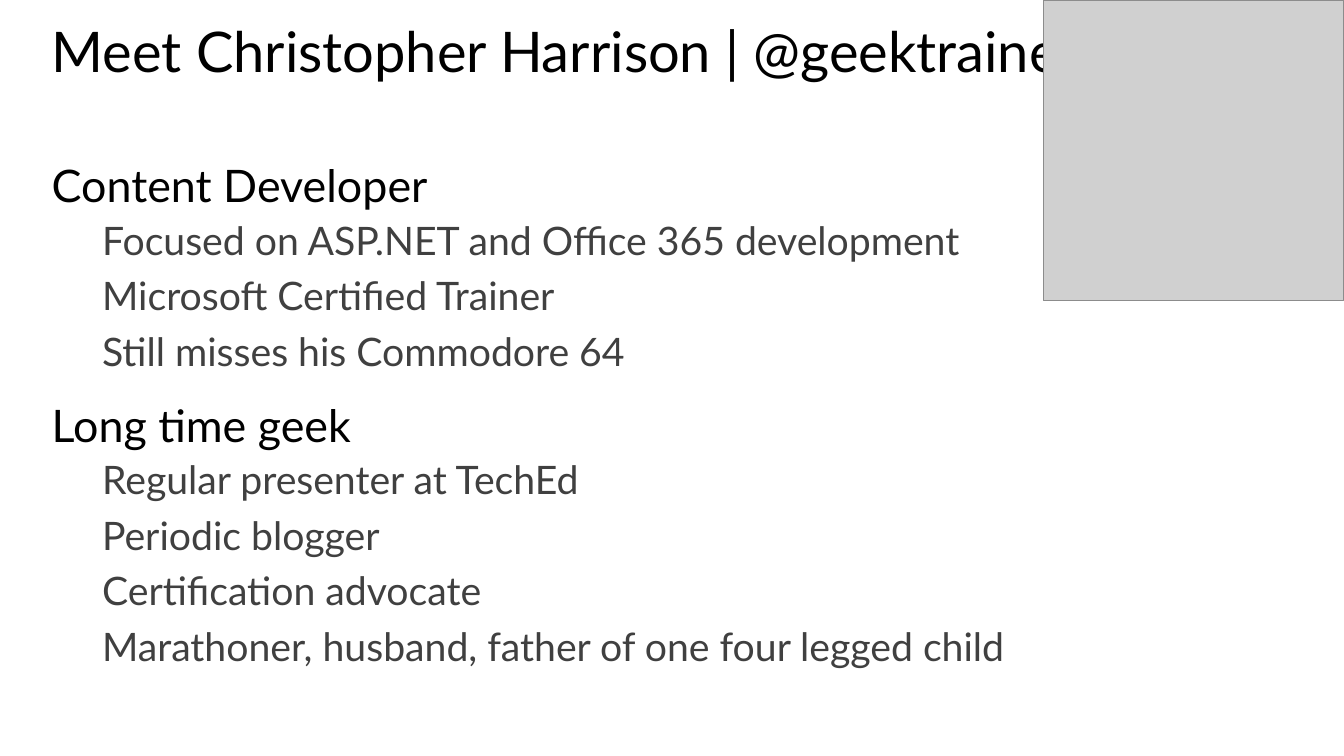
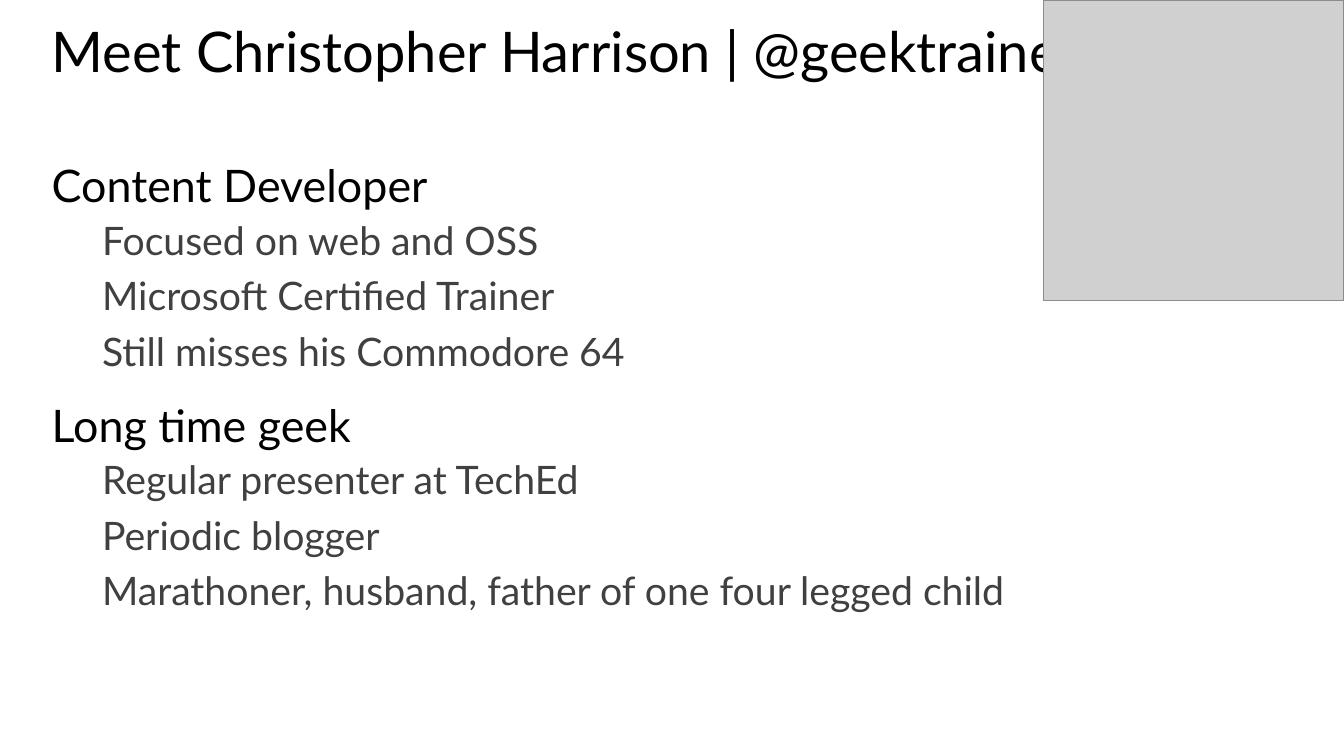
Before and after one commit to jongalloway/Knockout-MVA, a slide deck: slide 2 of Slides/1 - Introducing Knockout.pptx. Drawn at 1344x756 pixels with LibreOffice and Linux fonts; fonts in the diff are those of the drawing; grey boxes stand for pictures. Boxes give left, top, right and bottom in pixels: in the first picture for what was removed or moved away, otherwise in the second. Text is boxed around its words. In the diff, an @@ line names an element or a change of style, - is before the commit and + after.

Commit message:
Intro update

```diff
--- a/Slides/1 - Introducing Knockout.pptx
+++ b/Slides/1 - Introducing Knockout.pptx
@@ text at [102,226,538,256]: text changed @@
-  Focused on ASP.NET and Office 365 development
+  Focused on web and OSS
@@ text at [102,576,481,606]: paragraph removed @@
-  Certification advocate
```
